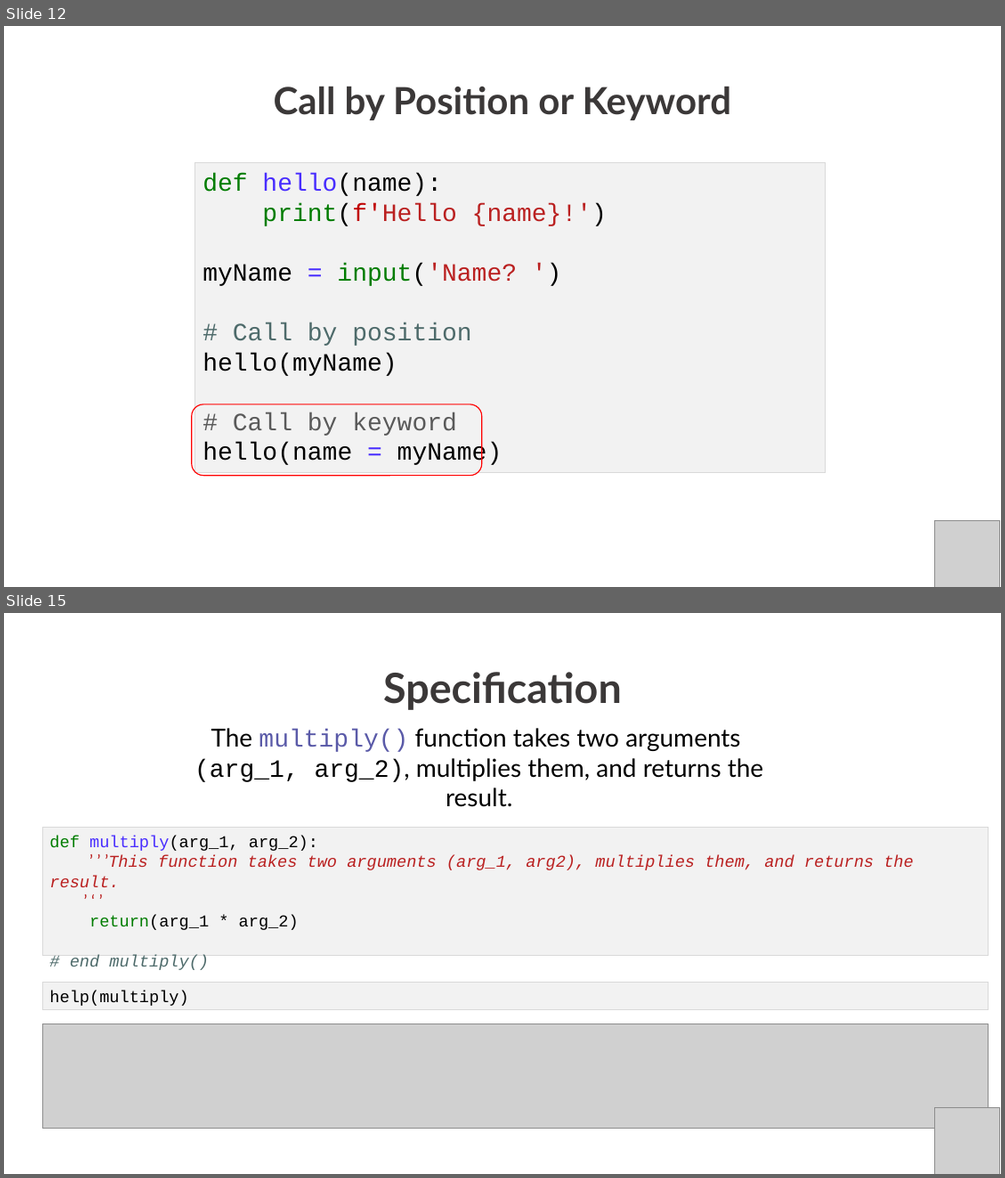
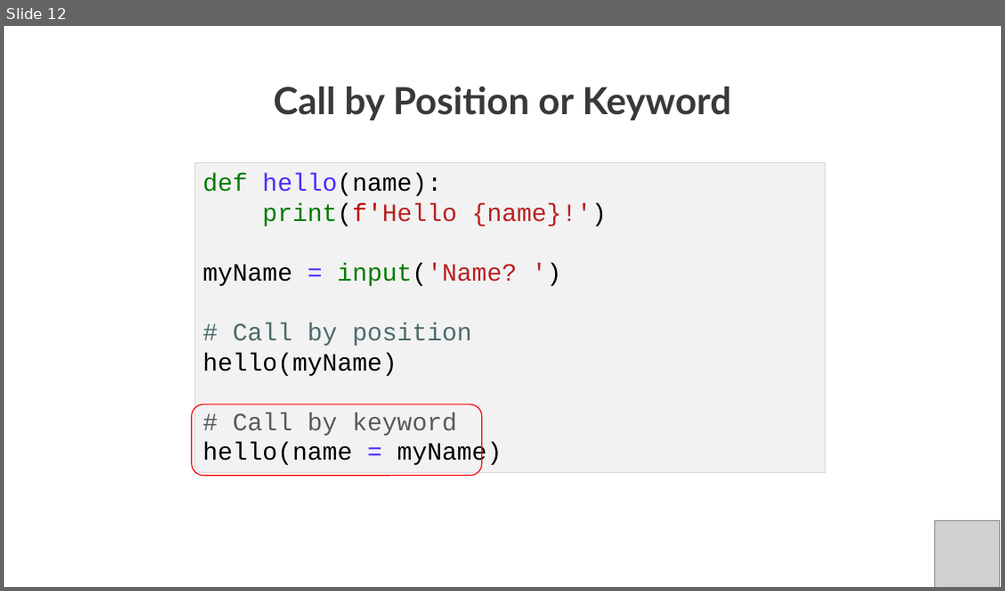
Before and after one commit to PracticumAI/python-for-ai, a slide deck: presentations/03_functions.pptx. Shown one above the other, each under a label of ours: slides 12 and 15 before the commit, slide 12 after it; the slides between them are not shown. The pictures are 1005x1178 and 1005x591 pixels, drawn with LibreOffice and Linux fonts; fonts in the diff are those of the drawing; grey boxes stand for pictures. Boxes give left, top, right and bottom in pixels: in the first picture for what was removed or moved away, otherwise in the second. Text is boxed around its words. In the diff, an @@ line names an element or a change of style, - is before the commit and + after.

```diff
--- a/presentations/03_functions.pptx
+++ b/presentations/03_functions.pptx
@@ slide 15 removed at <box>4,613,1001,1174</box>, background #FFFFFF @@
@@ title removed at <box>383,672,622,710</box> @@
-Specification
@@ text removed at <box>194,728,763,782</box> @@
-The multiply() function takes two arguments
-(arg_1, arg_2), multiplies them, and returns the result.
@@ rectangle removed at <box>42,827,987,956</box> @@
-def multiply(arg_1, arg_2):
-’ ’ ’This function takes two arguments (arg_1, arg2), multiplies them, and returns the result.
-’ ‘ ’
-return(arg_1 * arg_2)
-# end multiply()
@@ rectangle removed at <box>42,981,987,1009</box> @@
-help(multiply)
@@ picture removed at <box>42,1023,987,1128</box> @@
@@ picture removed at <box>934,1107,1000,1174</box> @@
```
Also in this commit, not shown: 1 slide changed, 5 other slides removed, 6 other files.
